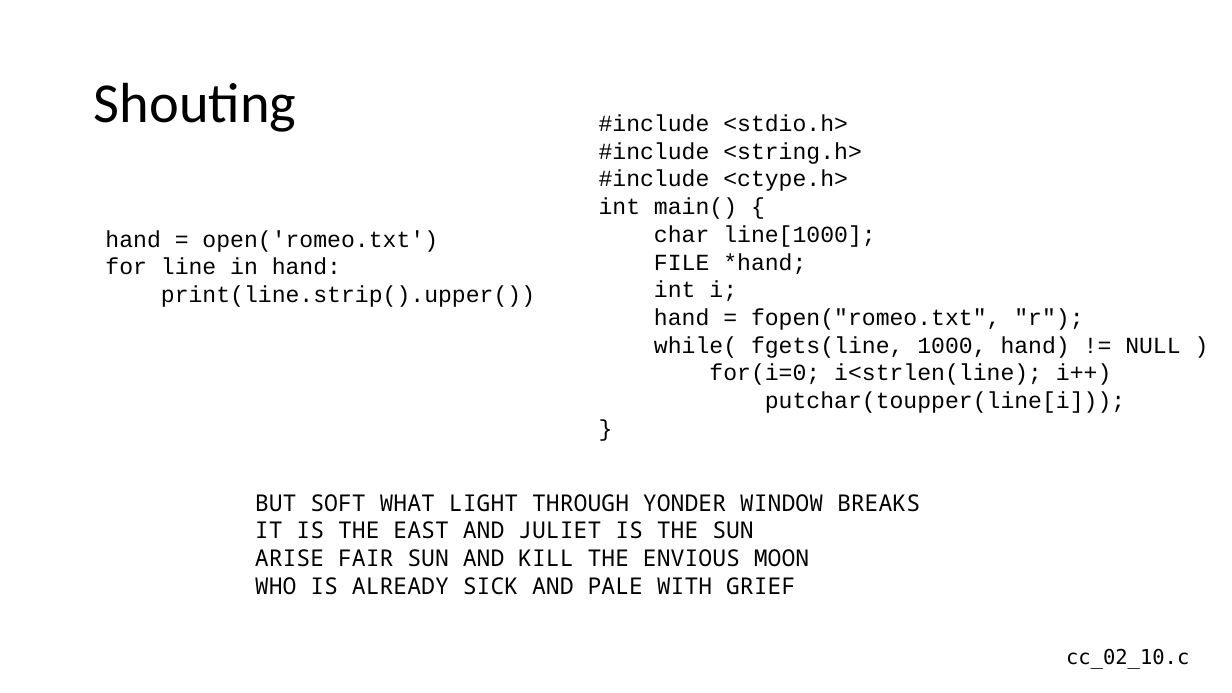
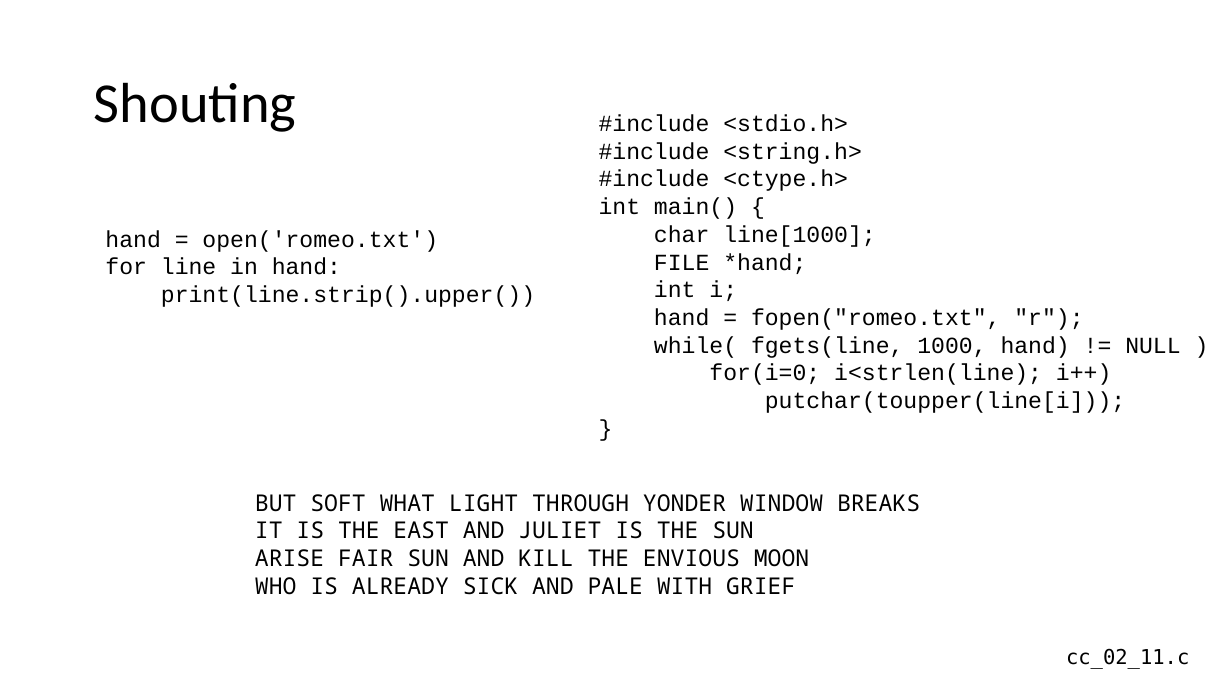
Before and after one commit to csev/cc4e, a slide deck: slide 20 of lectures/CC-02-Python.pptx (slide 19 before the commit). Drawn at 1232x693 pixels with LibreOffice and Linux fonts; fonts in the diff are those of the drawing. Boxes give left, top, right and bottom in pixels: in the first picture for what was removed or moved away, otherwise in the second. Text is boxed around its words. In the diff, an @@ line names an element or a change of style, - is before the commit and + after.

```diff
--- a/lectures/CC-02-Python.pptx
+++ b/lectures/CC-02-Python.pptx
@@ text at <box>1066,648,1189,669</box>: text changed @@
-cc_02_10.c
+cc_02_11.c
```
Also in this commit, not shown: 3 other slides changed, 1 slide added, 9 other files.
